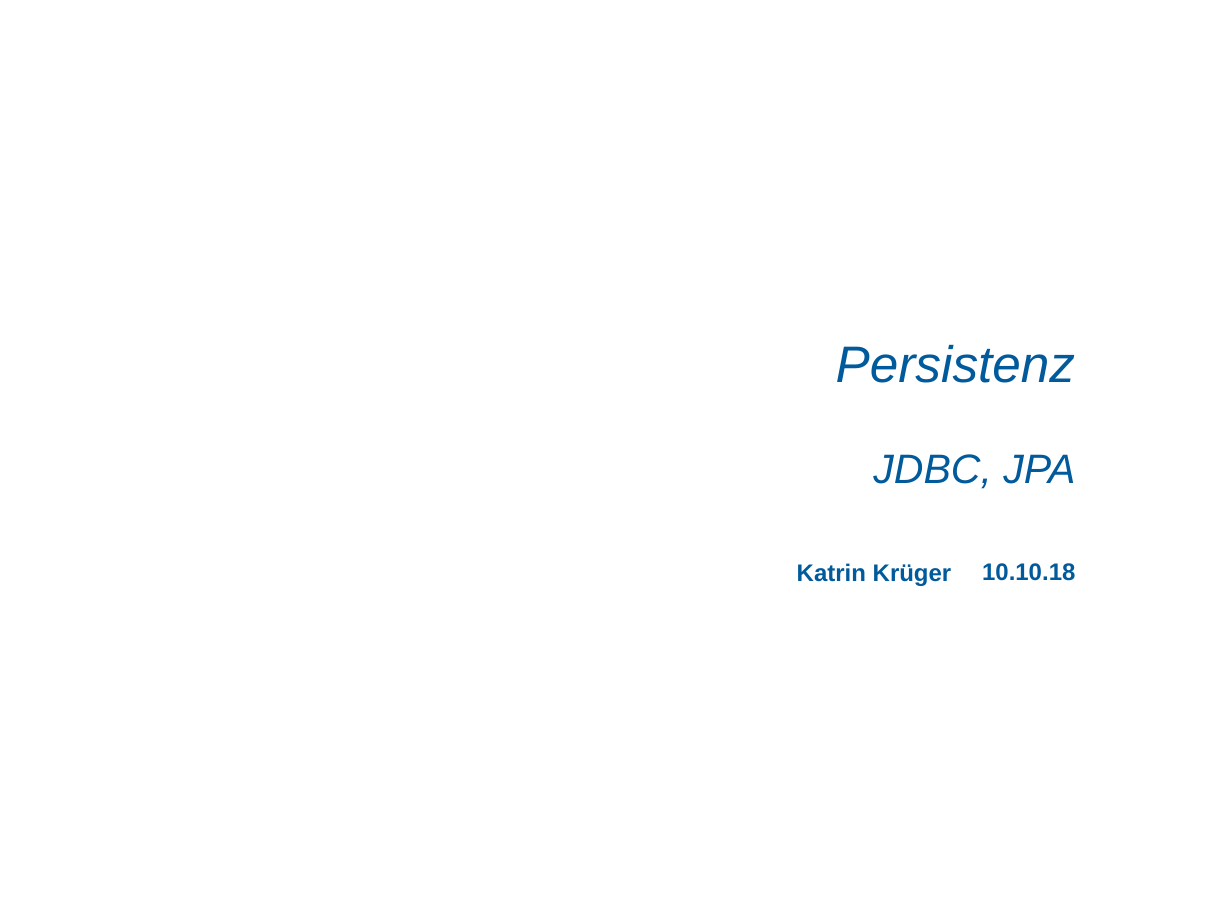
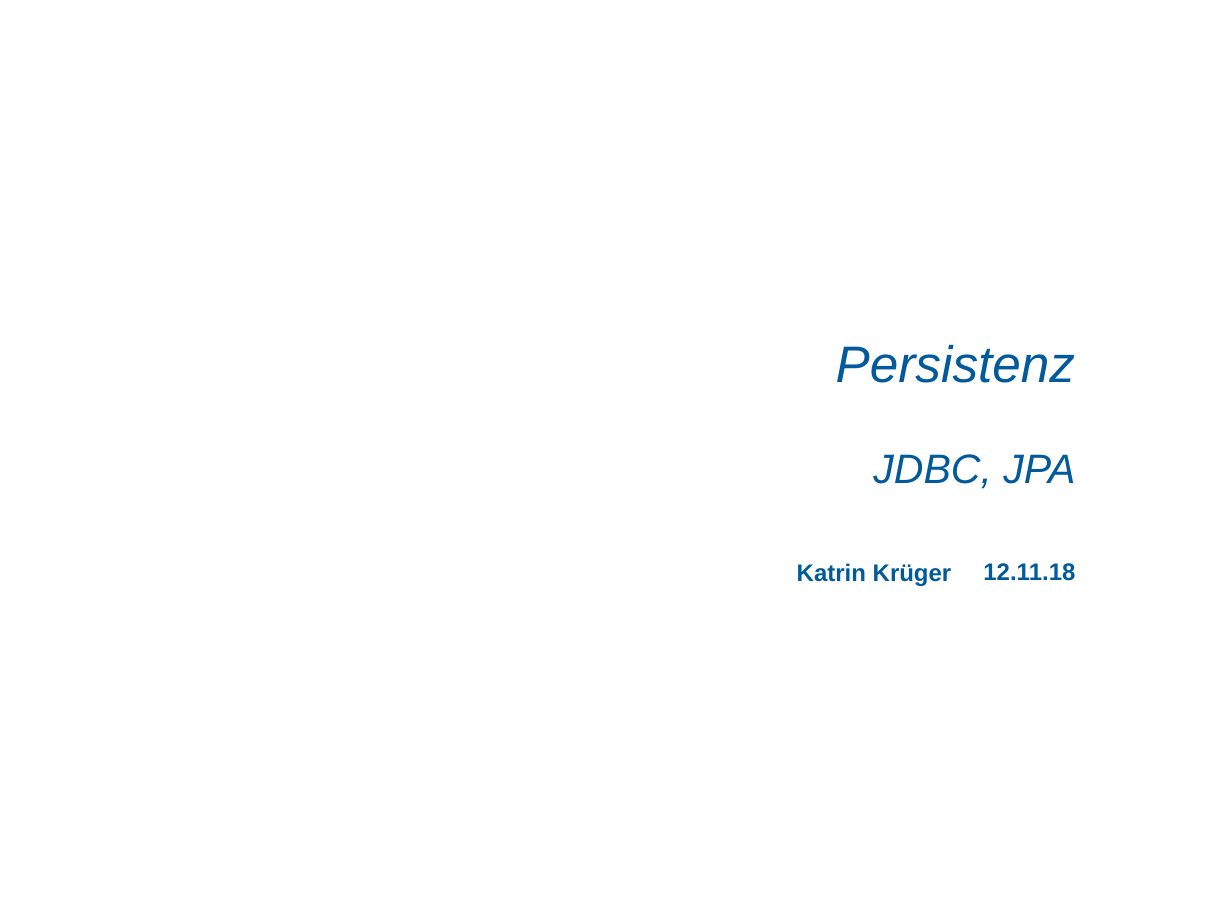
Before and after one commit to chw9022/iis_thema_1, a slide deck: slide 1 of Präsentation/Präsentation_V1.pptx. Drawn at 1232x924 pixels with LibreOffice and Linux fonts; fonts in the diff are those of the drawing; background and template pictures are left out. Boxes give left, top, right and bottom in pixels: in the first picture for what was removed or moved away, otherwise in the second. Text is boxed around its words. In the diff, an @@ line names an element or a change of style, - is before the commit and + after.

```diff
--- a/Präsentation/Präsentation_V1.pptx
+++ b/Präsentation/Präsentation_V1.pptx
@@ text at [983,563,1075,581]: text changed @@
-10.10.18
+12.11.18
```
Also in this commit, not shown: 4 other slides changed, 1 slide removed.
